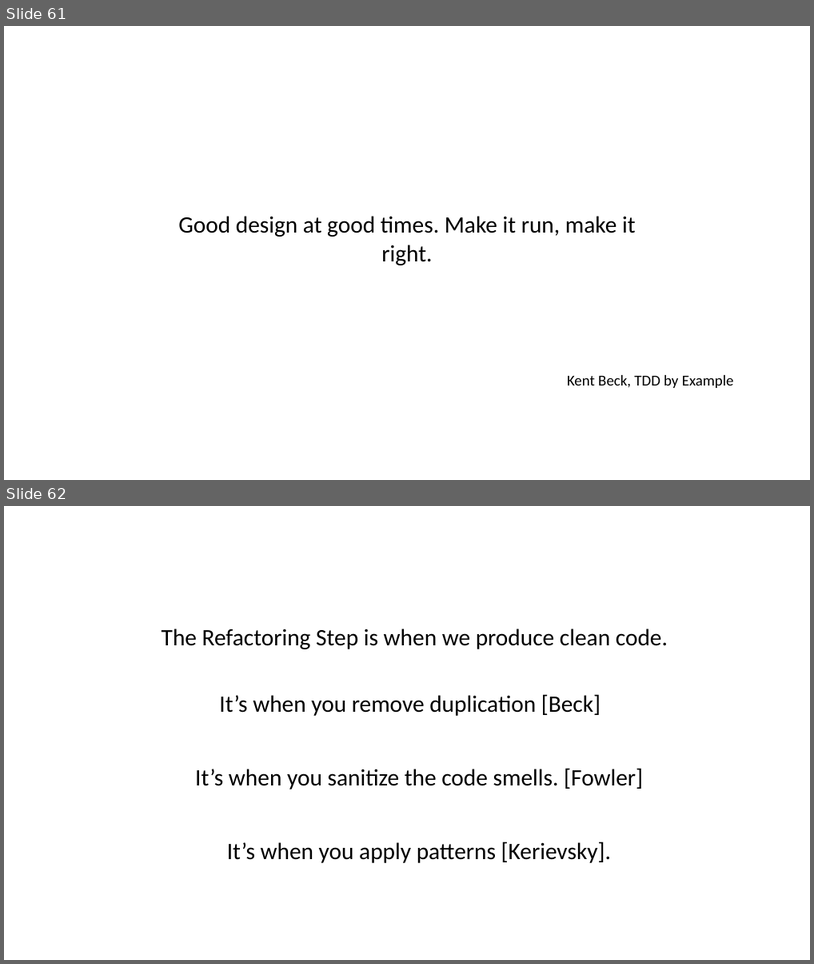
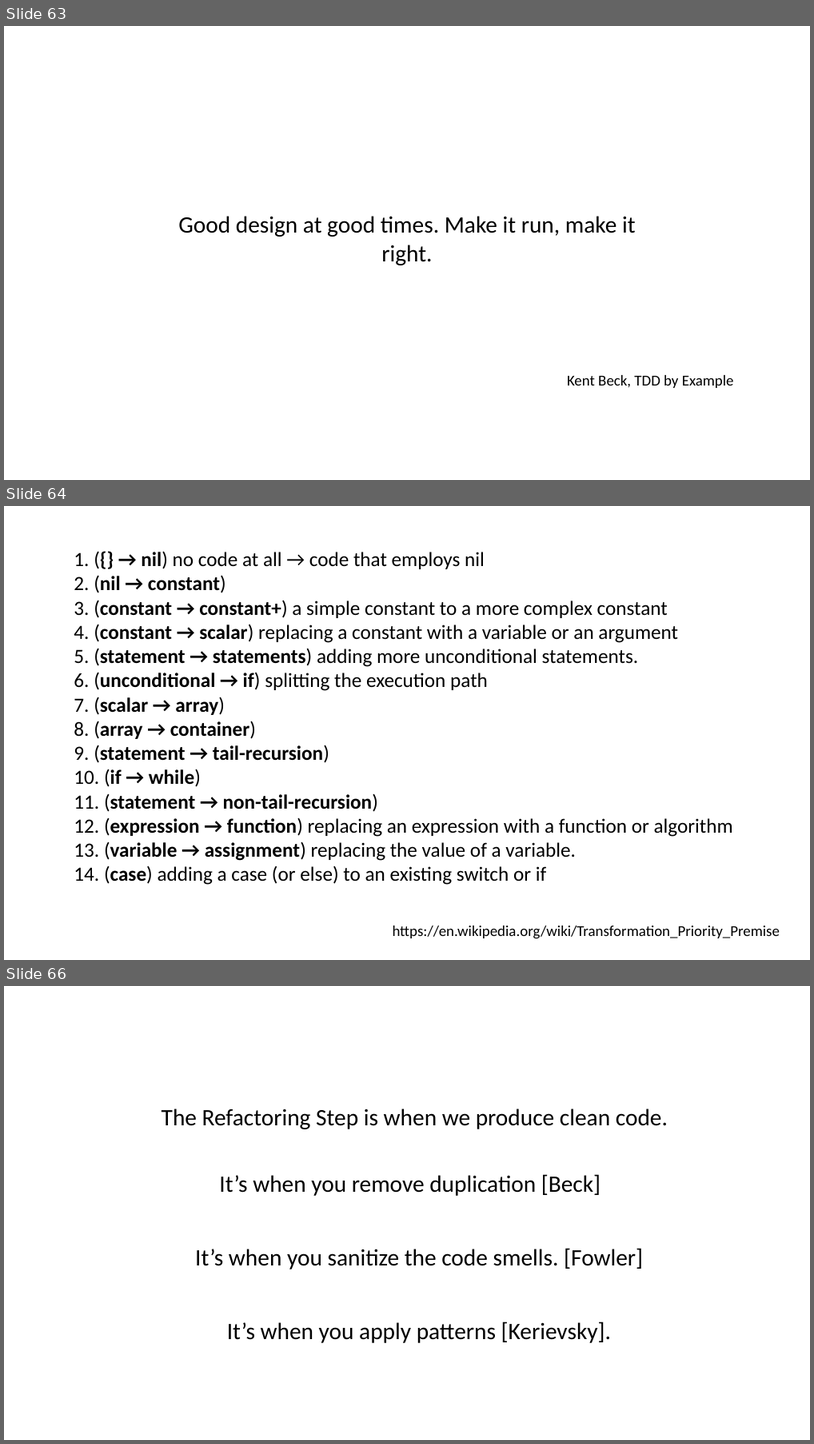
Before and after one commit to iancooper/Presentations, a slide deck: TDD Rediscovered.pptx. Shown one above the other, each under a label of ours: slides 61 and 62 before the commit, slides 63, 64 and 66 after it; the slides between them are not shown. The pictures are 814x964 and 814x1444 pixels, drawn with LibreOffice and Linux fonts; fonts in the diff are those of the drawing. Boxes give left, top, right and bottom in pixels: in the first picture for what was removed or moved away, otherwise in the second. Text is boxed around its words. In the diff, an @@ line names an element or a change of style, - is before the commit and + after.

```diff
--- a/TDD Rediscovered.pptx
+++ b/TDD Rediscovered.pptx
@@ slide 64 added at [4,506,810,960], background #FFFFFF @@
@@ text added at [94,551,734,884], 24 pt, text #000000 @@
+1. ({} → nil) no code at all → code that employs nil
+2. (nil → constant)
+3. (constant → constant+) a simple constant to a more complex constant
+4. (constant → scalar) replacing a constant with a variable or an argument
+5. (statement → statements) adding more unconditional statements.
+6. (unconditional → if) splitting the execution path
+7. (scalar → array)
+8. (array → container)
+9. (statement → tail-recursion)
+10. (if → while)
+11. (statement → non-tail-recursion)
+12. (expression → function) replacing an expression with a function or algorithm
+13. (variable → assignment) replacing the value of a variable.
+14. (case) adding a case (or else) to an existing switch or if
@@ text added at [393,925,781,939], 18 pt, text #000000 @@
+https://en.wikipedia.org/wiki/Transformation_Priority_Premise
@@ what was slide 61 is now slide 63 @@
@@ what was slide 62 is now slide 66 @@
```
Also in this commit, not shown: 2 slides changed, 7 other slides added, 6 slides removed.
